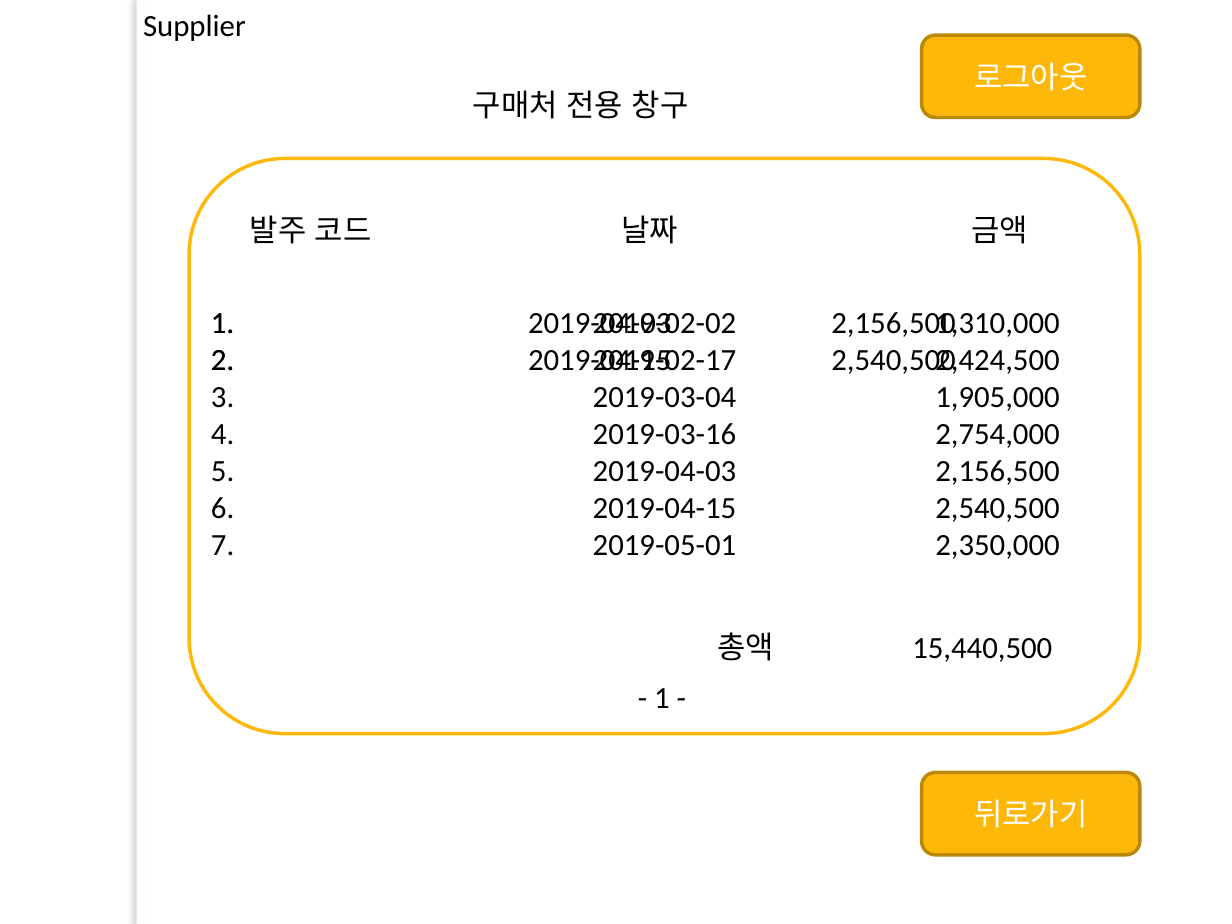
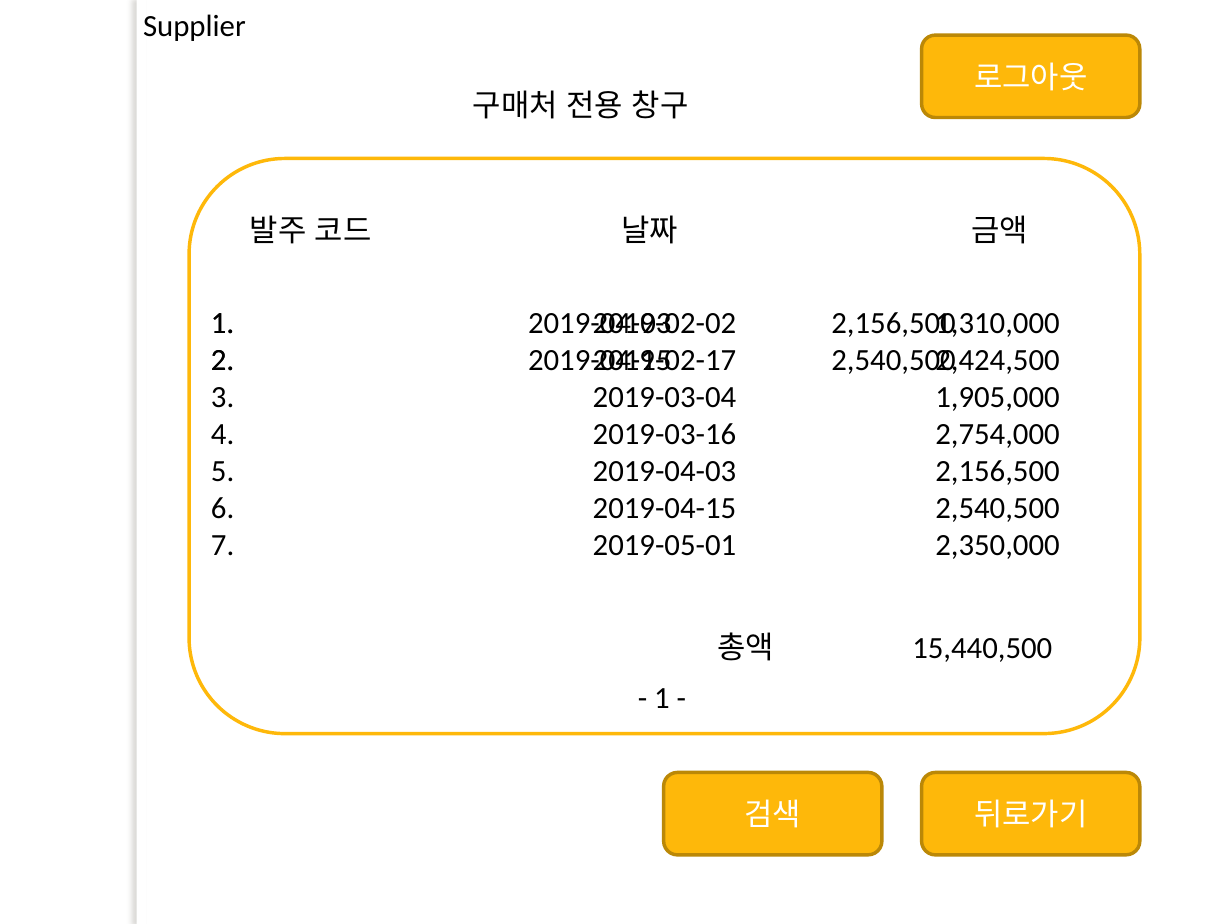
Before and after one commit to lx9203/fulfillmentBlue, a slide deck: slide 10 of 프레젠테이션1.pptx (slide 11 before the commit). Drawn at 1232x924 pixels with LibreOffice and Linux fonts; fonts in the diff are those of the drawing; background and template pictures are left out. Boxes give left, top, right and bottom in pixels: in the first picture for what was removed or moved away, otherwise in the second. Text is boxed around its words. In the diff, an @@ line names an element or a change of style, - is before the commit and + after.

Commit message:
cShopCustomerList.csv & PPT edit

```diff
--- a/프레젠테이션1.pptx
+++ b/프레젠테이션1.pptx
@@ rounded rectangle added at (664, 772, 882, 855), fill #FEB80A, outline #BC8807 2 pt, 18 pt, text #FFFFFF @@
+검색
```
Also in this commit, not shown: 1 other slide changed, 2 other files.
